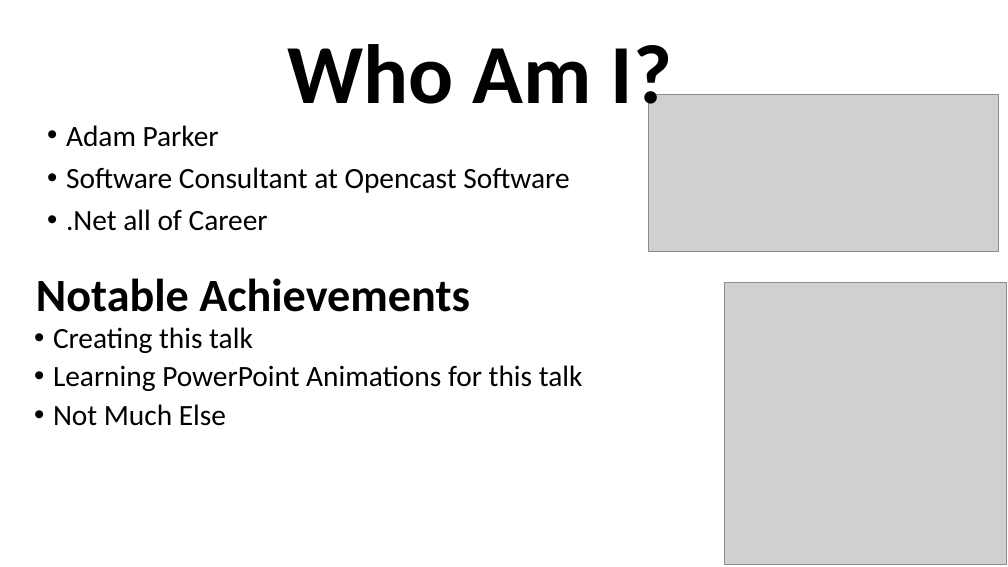
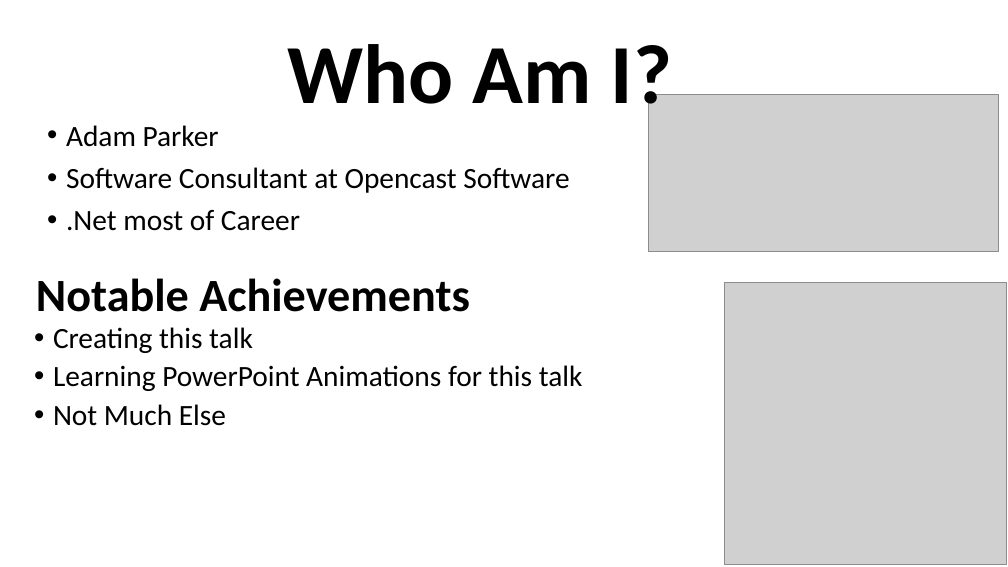
Before and after one commit to grab-a-byte/DotnetInterop, a slide deck: slide 4 of DotnetInteropSlides.pptx (slide 3 before the commit). Drawn at 1008x567 pixels with LibreOffice and Linux fonts; fonts in the diff are those of the drawing; grey boxes stand for pictures. Boxes give left, top, right and bottom in pixels: in the first picture for what was removed or moved away, otherwise in the second. Text is boxed around its words. In the diff, an @@ line names an element or a change of style, - is before the commit and + after.

```diff
--- a/DotnetInteropSlides.pptx
+++ b/DotnetInteropSlides.pptx
@@ text at (66,210,300,231): text changed @@
-• .Net all of Career
+• .Net most of Career
```
Also in this commit, not shown: 5 other slides changed, 4 slides added.
